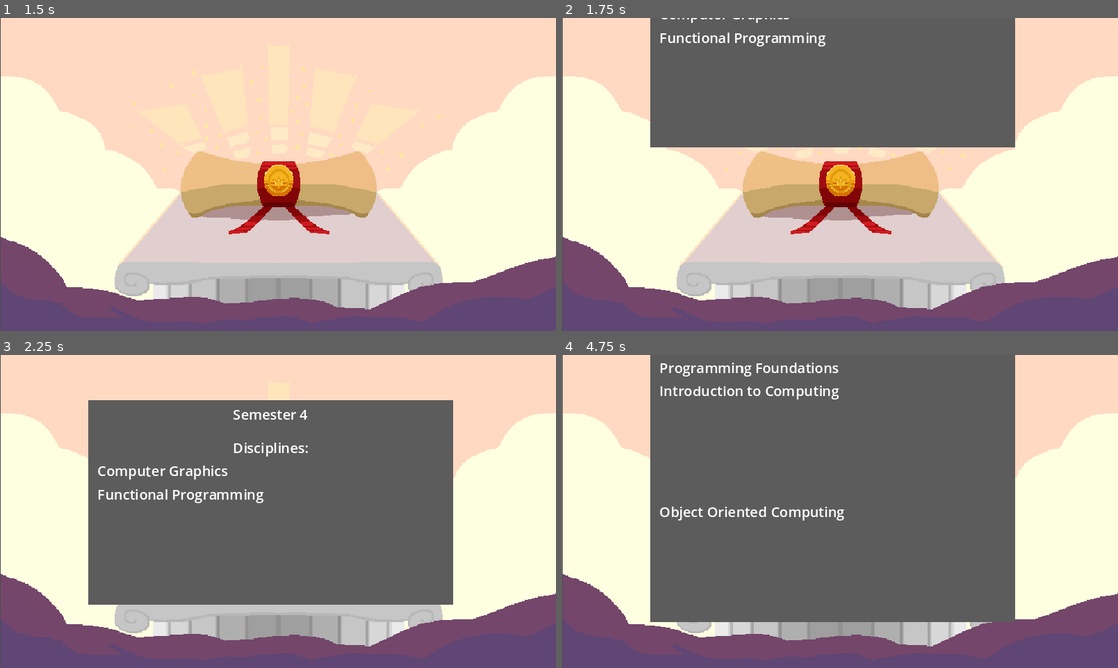
Above: before the commit, frames 1-4 (two rows, left to right).
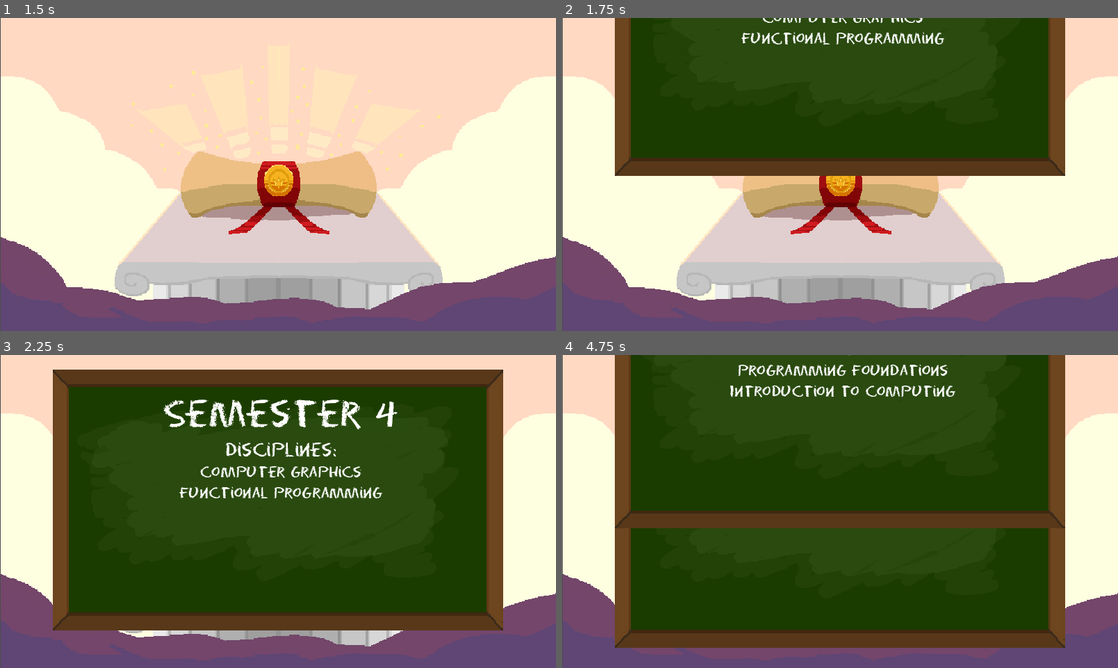
Above: after the commit, the same moments.

Repository: Dev-Hauffman/Magnum_Factum
Game: Godot game, scene res://scenes/main.tscn
Same seed, same stepped clock (60 frames per second), same inputs: the game is played once before the commit and once after it.
Inputs (mouse positions are in pixels of both pictures, inside the frame that each line leads up to):
- Up to frame 1 (1.5 s): click "Start Game" at 0.5 s; tap Enter at 1.25 s; move the mouse to (400, 158) at 1.27 s; press the mouse at (400, 158) at 1.28 s; hold Right (ui_right) from 1.28 s (still down)
- Up to frame 2 (1.75 s): keep holding Right (ui_right)
- Up to frame 3 (2.25 s): release Right (ui_right) at 2 s; release the mouse at (400, 495) at 2 s; drag from (166, 527) to (250, 574) at 2.02 s
- Up to frame 4 (4.75 s): move the mouse to (895, 442) at 2.77 s; hold Right (ui_right) 2.78-3.5 s; tap Mouse wheel up (zoom_in) at 2.85 s; tap Space at 3.5 s; drag from (812, 574) to (673, 464) at 3.52 s; move the mouse to (1006, 558) at 4.27 s; press the mouse at (1006, 558) at 4.28 s; hold Left (ui_left) from 4.28 s (still down)

Frame 1 is identical in both runs. In frame 2, 41% of the frame differs, in the area x 9-91%, y 0-51%; in frame 3, 67%; in frame 4, 76%, in the area x 9-91%, y 0-94%.

Commit message:
dropping boards

Diff:
--- a/scenes/show_semester/semester_info_container.gd
+++ b/scenes/show_semester/semester_info_container.gd
@@ -6,7 +6,7 @@
 
 var moving:bool = false
 var tween:Tween
-
+var font = load("res://resources/fonts/EraserRegular.ttf")
 
 
 @onready var semester_label = $MarginContainer/VBoxContainer/SemesterLabel
@@ -22,6 +22,8 @@
 func populate_disciplines(disciplines):
 	for discipline in disciplines:
 		var label = Label.new()
+		label.add_theme_font_override("font", font)
+		label.horizontal_alignment = HORIZONTAL_ALIGNMENT_CENTER
 		label.text = discipline
 		disciplines_container.add_child(label)
 
--- a/scenes/show_semester/semester_info_container.tscn
+++ b/scenes/show_semester/semester_info_container.tscn
@@ -1,32 +1,36 @@
-[gd_scene load_steps=3 format=3 uid="uid://bj8hhlvhti8vy"]
+[gd_scene load_steps=5 format=3 uid="uid://bj8hhlvhti8vy"]
 
 [ext_resource type="Script" path="res://scenes/show_semester/semester_info_container.gd" id="1_aaonv"]
+[ext_resource type="Texture2D" uid="uid://4482hons8bdk" path="res://resources/images/blackboard.png" id="1_m48ke"]
+[ext_resource type="FontFile" uid="uid://cq0swmvbyy2nc" path="res://resources/fonts/EraserRegular.ttf" id="3_8ohr2"]
 
-[sub_resource type="StyleBoxFlat" id="StyleBoxFlat_uecll"]
-bg_color = Color(0.360784, 0.360784, 0.360784, 1)
+[sub_resource type="StyleBoxTexture" id="StyleBoxTexture_t4brw"]
+texture = ExtResource("1_m48ke")
 
 [node name="SemesterInfoContainer" type="PanelContainer"]
 top_level = true
-offset_left = 102.0
-offset_top = 52.0
-offset_right = 522.0
-offset_bottom = 287.0
-theme_override_styles/panel = SubResource("StyleBoxFlat_uecll")
+offset_left = 52.0
+offset_top = 16.0
+offset_right = 595.0
+offset_bottom = 335.0
+theme_override_styles/panel = SubResource("StyleBoxTexture_t4brw")
 script = ExtResource("1_aaonv")
 
 [node name="MarginContainer" type="MarginContainer" parent="."]
 layout_mode = 2
 theme_override_constants/margin_left = 10
-theme_override_constants/margin_top = 5
+theme_override_constants/margin_top = 35
 theme_override_constants/margin_right = 10
 theme_override_constants/margin_bottom = 10
 
 [node name="VBoxContainer" type="VBoxContainer" parent="MarginContainer"]
 layout_mode = 2
-theme_override_constants/separation = 15
+theme_override_constants/separation = 5
 
 [node name="SemesterLabel" type="Label" parent="MarginContainer/VBoxContainer"]
 layout_mode = 2
+theme_override_fonts/font = ExtResource("3_8ohr2")
+theme_override_font_sizes/font_size = 40
 text = "Semester 1"
 horizontal_alignment = 1
 
@@ -35,11 +39,14 @@
 
 [node name="Label" type="Label" parent="MarginContainer/VBoxContainer/DisciplinesContainer"]
 layout_mode = 2
+theme_override_fonts/font = ExtResource("3_8ohr2")
+theme_override_font_sizes/font_size = 20
 text = "Disciplines:"
 horizontal_alignment = 1
 
 [node name="Label2" type="Label" parent="MarginContainer/VBoxContainer/DisciplinesContainer"]
 visible = false
 layout_mode = 2
+theme_override_fonts/font = ExtResource("3_8ohr2")
 text = "Test"
 horizontal_alignment = 1
--- a/scenes/show_semester/show_semester.tscn
+++ b/scenes/show_semester/show_semester.tscn
@@ -15,4 +15,4 @@
 visible = false
 
 [node name="SemesterInfoPosition" type="Marker2D" parent="."]
-position = Vector2(102, 52)
+position = Vector2(104, 9)
Binary file added: resources/fonts/EraserRegular.ttf
Not shown, added: resources/fonts/EraserRegular.ttf.import
Binary file added: resources/images/blackboard.png
Not shown, added: resources/images/blackboard.png.import
